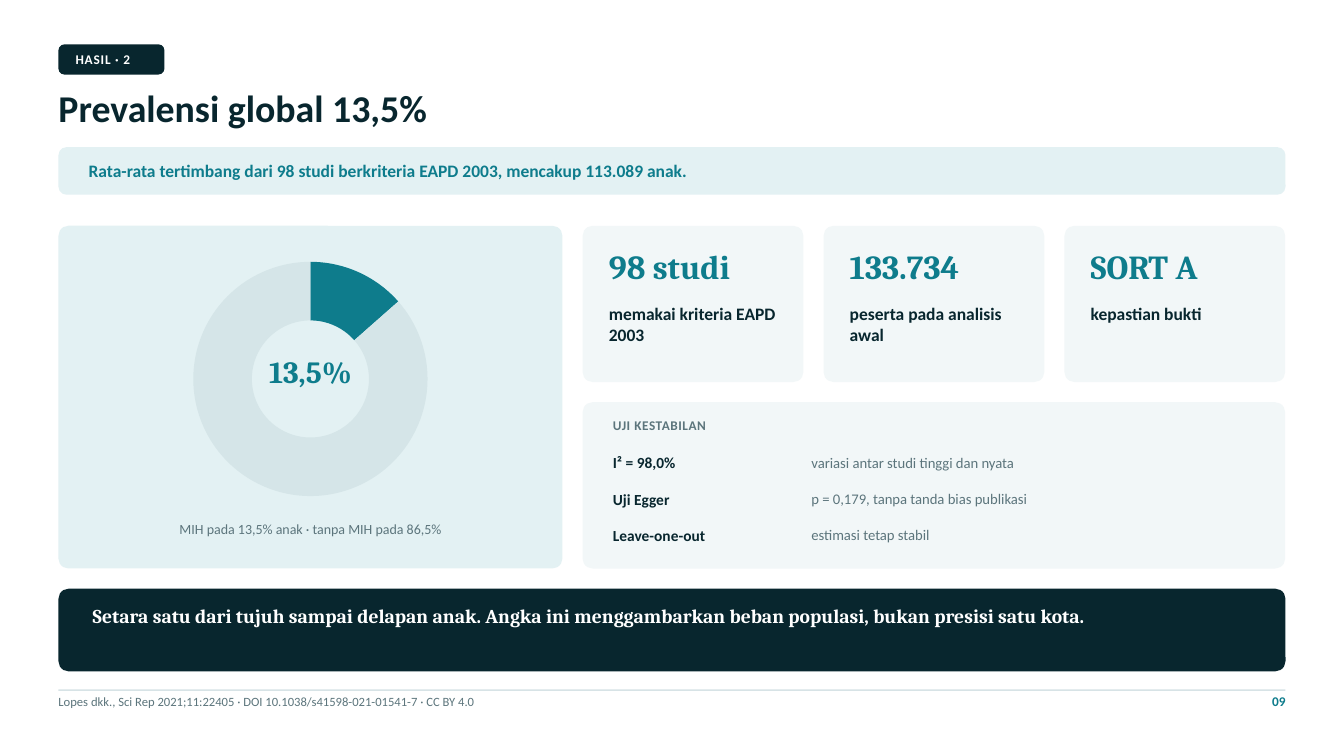
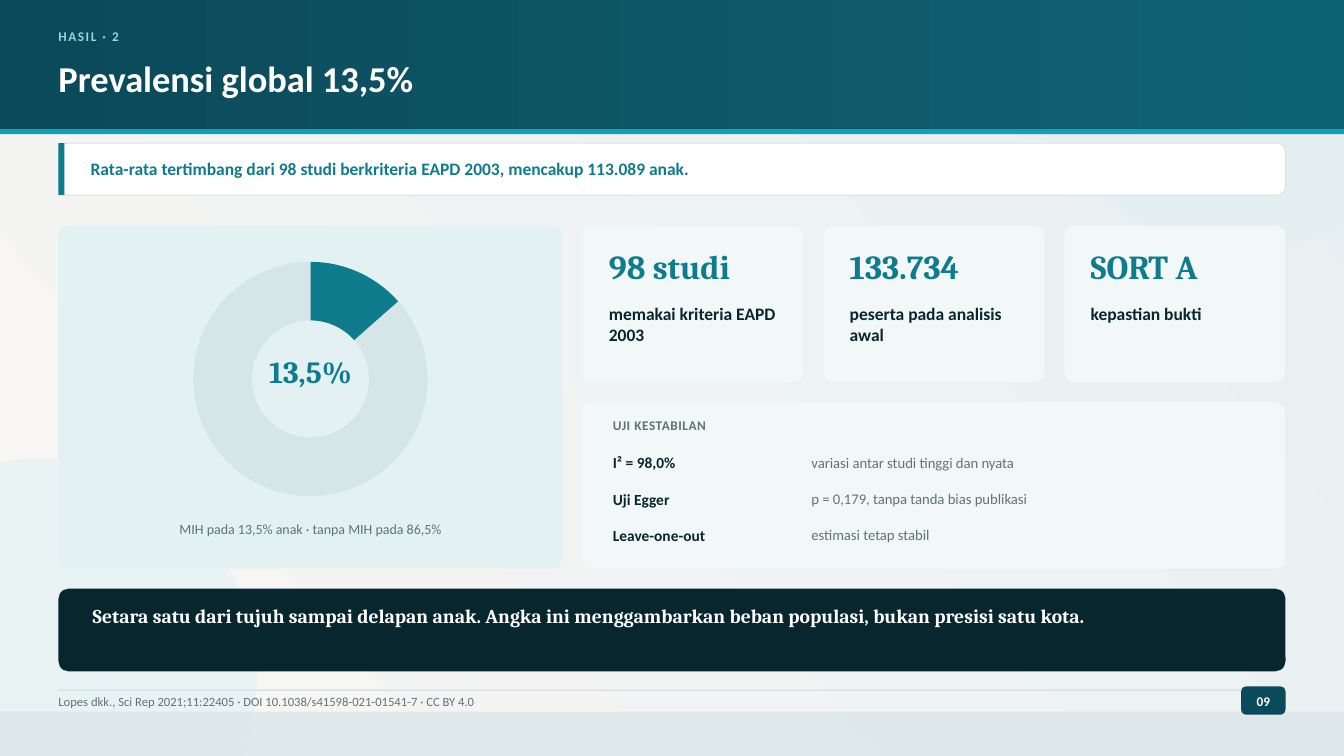
Before and after one commit to maskchanel14-source/agents, a slide deck: slide 9 of research/pediatric-dentistry-2021-2026/deck-mih-lopes-2021/Presentasi-Jurnal-MIH-Lopes-2021.pptx. Drawn at 1344x756 pixels with LibreOffice and Linux fonts; fonts in the diff are those of the drawing. Boxes give left, top, right and bottom in pixels: in the first picture for what was removed or moved away, otherwise in the second. Text is boxed around its words. In the diff, an @@ line names an element or a change of style, - is before the commit and + after.

```diff
--- a/research/pediatric-dentistry-2021-2026/deck-mih-lopes-2021/Presentasi-Jurnal-MIH-Lopes-2021.pptx
+++ b/research/pediatric-dentistry-2021-2026/deck-mih-lopes-2021/Presentasi-Jurnal-MIH-Lopes-2021.pptx
@@ rectangle added at (0, 0, 1344, 756), fill gradient #F9F7F3 to #E6EFF2 @@
@@ rectangle added at (0, 0, 1344, 129), fill gradient #0B4A5A to #0F6274 @@
@@ text "HASIL · 2": place and size @@
-text "HASIL · 2" at (76, 55, 130, 64)
+text "HASIL · 2" at (58, 32, 119, 41)
@@ text "HASIL · 2" at (58, 32, 119, 41): text colour #FFFFFF to #8FD8E4, letter spacing 0.6 to 1.1 pt @@
@@ ellipse added at (1003, 0, 1344, 247), fill #E4EFF1 @@
@@ text "Prevalensi global 13,5%": place and size @@
-text "Prevalensi global 13,5%" at (58, 95, 427, 129)
+text "Prevalensi global 13,5%" at (58, 66, 413, 98)
@@ text "Prevalensi global 13,5%" at (58, 66, 413, 98): size 27 to 26 pt, text colour #08262E to #FFFFFF @@
@@ rounded rectangle removed at (58, 44, 164, 75) @@
@@ rectangle added at (0, 129, 1344, 134), fill #14A0B4 @@
@@ rounded rectangle: place and size @@
-rounded rectangle at (58, 147, 1286, 195)
+rounded rectangle at (58, 143, 1286, 196)
@@ rounded rectangle at (58, 143, 1286, 196): fill #E3F1F3 to #FFFFFF; outline none to #D7E3E6 0.75 pt; proportions changed @@
@@ rectangle added at (58, 143, 65, 196), fill #0E7C8C @@
@@ ellipse added at (0, 459, 257, 756), fill #EAF3F4 @@
@@ rounded rectangle added at (1241, 687, 1286, 715), fill #0B4A5A @@
@@ rectangle added at (0, 712, 1344, 756), fill #DCE7EA at 85% opacity @@
@@ text "09": place and size @@
-text "09" at (1272, 697, 1285, 706)
+text "09" at (1257, 697, 1270, 706)
@@ text "09" at (1257, 697, 1270, 706): text colour #0E7C8C to #FFFFFF; alignment right to centre @@
```
Also in this commit, not shown: 14 other slides changed, 27 other files.
